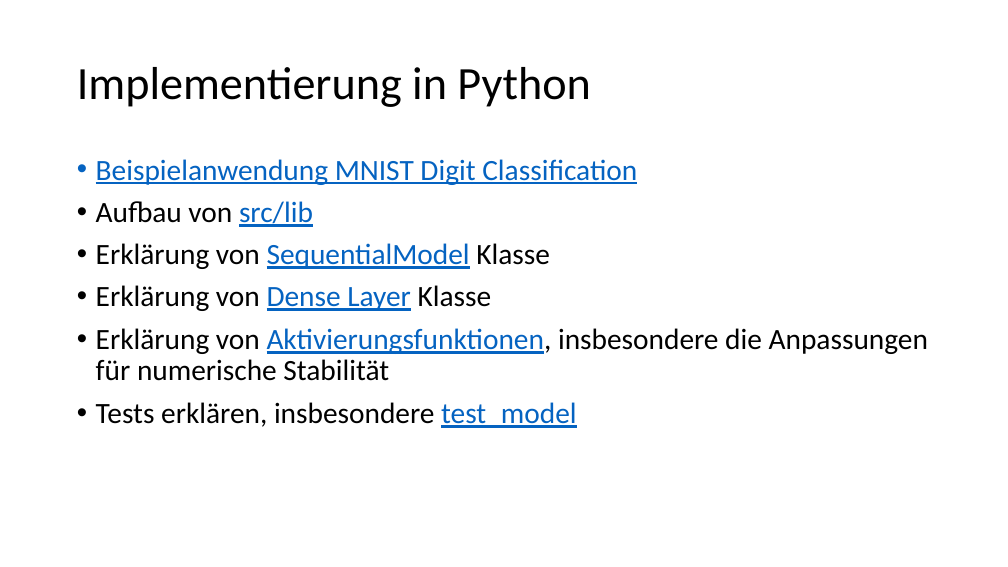
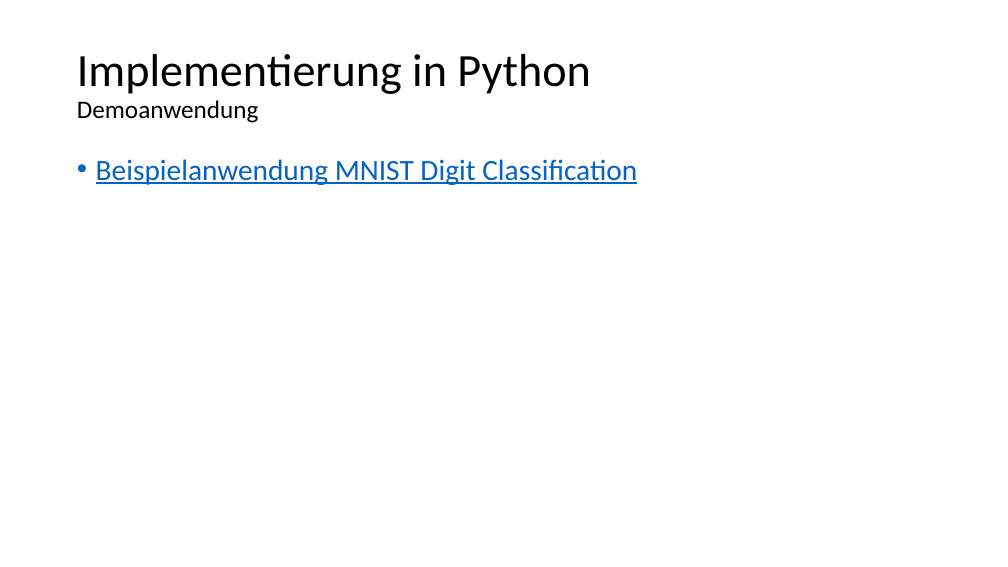
Before and after one commit to kevinsuedmersen/neural_networks_from_scratch, a slide deck: slide 19 of theory/submission/result_presentation.pptx. Drawn at 1008x567 pixels with LibreOffice and Linux fonts; fonts in the diff are those of the drawing. Boxes give left, top, right and bottom in pixels: in the first picture for what was removed or moved away, otherwise in the second. Text is boxed around its words. In the diff, an @@ line names an element or a change of style, - is before the commit and + after.

```diff
--- a/theory/submission/result_presentation.pptx
+++ b/theory/submission/result_presentation.pptx
@@ title at [77, 54, 590, 123]: text changed @@
-Implementierung in Python
+Implementierung in Python
+Demoanwendung
@@ text at [96, 201, 928, 428]: paragraphs removed @@
-• Aufbau von src/lib
-• Erklärung von SequentialModel Klasse
-• Erklärung von Dense Layer Klasse
-• Erklärung von Aktivierungsfunktionen, insbesondere die Anpassungen für numerische Stabilität
-• Tests erklären, insbesondere test_model
```
Also in this commit, not shown: 2 other slides changed, 3 slides added, 2 other files.
